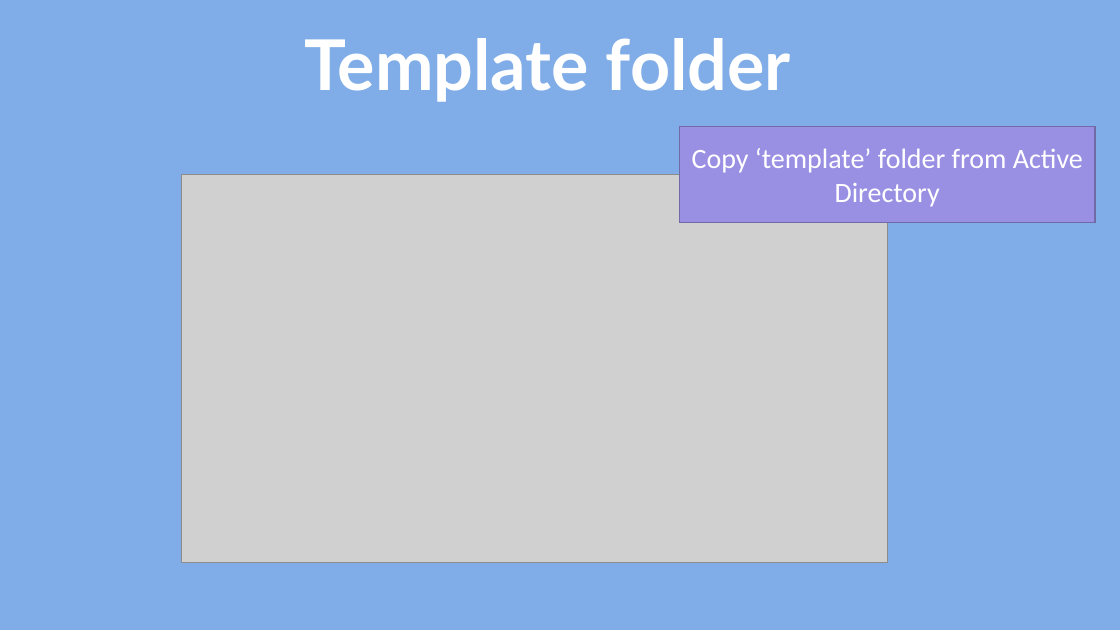
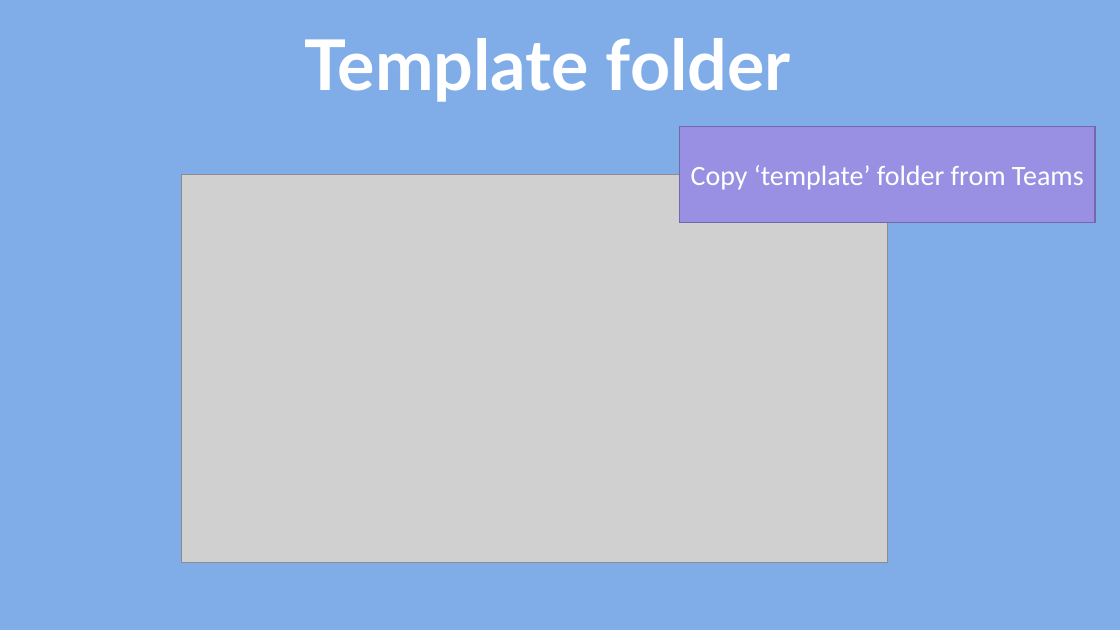
Before and after one commit to marcosoldati/d3js-tutorial, a slide deck: slide 2 of Part5_d3-maps/doc/tuorial_spatial-geo-chart.pptx. Drawn at 1120x630 pixels with LibreOffice and Linux fonts; fonts in the diff are those of the drawing; grey boxes stand for pictures. Boxes give left, top, right and bottom in pixels: in the first picture for what was removed or moved away, otherwise in the second. Text is boxed around its words. In the diff, an @@ line names an element or a change of style, - is before the commit and + after.

Commit message:
update presentation

```diff
--- a/Part5_d3-maps/doc/tuorial_spatial-geo-chart.pptx
+++ b/Part5_d3-maps/doc/tuorial_spatial-geo-chart.pptx
@@ text in rectangle at [691,165,1084,190]: text changed @@
-Copy ‘template’ folder from Active Directory
+Copy ‘template’ folder from Teams
```
Also in this commit, not shown: 1 other slide changed.
